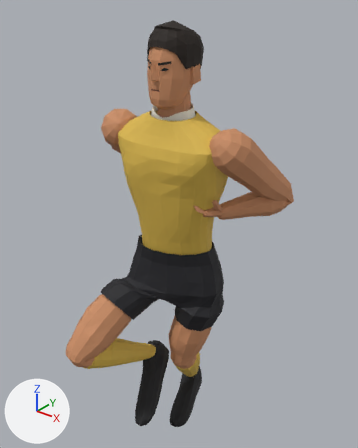
Renders of the Blender file assets/blender/7thbuild.blend from each side of a commit.
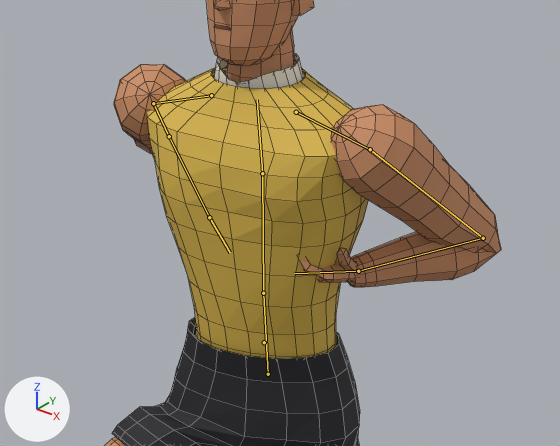
Each version is shown whole from a 50 mm camera at (1.23, -1.51, 2.18) aimed at (-0.03, 0.07, 1.2), then close up on the part from 12% to 90% of the width and 17% to 67% of the height. Every picture has the same lights, and +X, +Y and +Z are marked at lower left. The older version's two pictures come first. Both versions are drawn at frame 3 of the action 'run_fwd_l'; the numbers are the values there. The bones that change, and the others that lie on the model, are drawn over the model as lines in the close-ups. The close-ups show mesh edges as thin lines.

Objects in the first close-up: 'B7_Body', 'B7_Guernsey', 'B7_Shorts'.
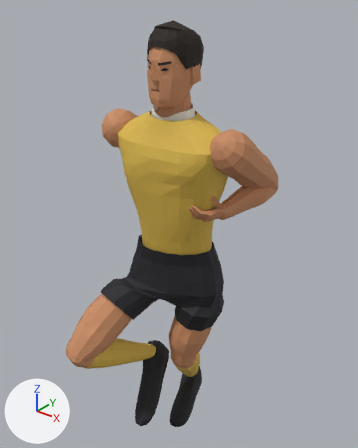
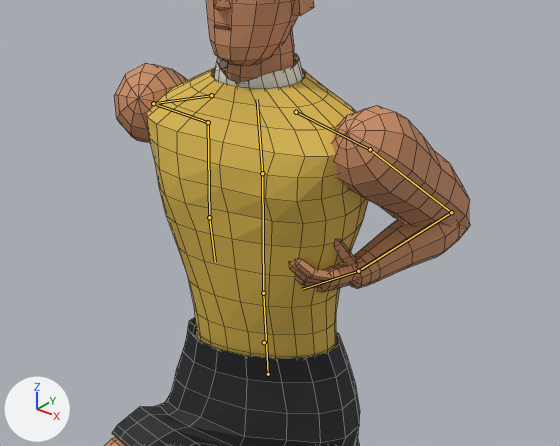
The edits, one by one:
Bone 'upperarm.l' (bone_upperarm_l) turns from (-33, -7, -22) to (-51, 29, -73) degrees about its own x, y and z.
Bone 'lowerarm.l' (bone_lowerarm_l) turns from (34, 33, -87) to (120, 7, -4) degrees about its own x, y and z.
Bone 'upperarm.r' (bone_upperarm_r) turns from (-35, 3, 9) to (-61, -29, 61) degrees about its own x, y and z.
Bone 'lowerarm.r' (bone_lowerarm_r) turns from (12, -13, 91) to (99, -17, 14) degrees about its own x, y and z.

Pixel boxes (x1, y1, x2, y2) of what changed, in the close-ups (560 x 446 px):
'B7_Body', posed
    before: (105, 0, 501, 446)
    after: (105, 0, 470, 446)
bone 'upperarm.l', root to tip
    before: (370, 149) to (483, 238)
    after: (370, 149) to (451, 212)
bone 'lowerarm.l', root to tip
    before: (483, 238) to (358, 271)
    after: (451, 212) to (358, 271)
bone 'upperarm.r', root to tip
    before: (153, 103) to (169, 136)
    after: (153, 103) to (208, 122)
bone 'lowerarm.r', root to tip
    before: (169, 136) to (209, 217)
    after: (208, 122) to (209, 217)
